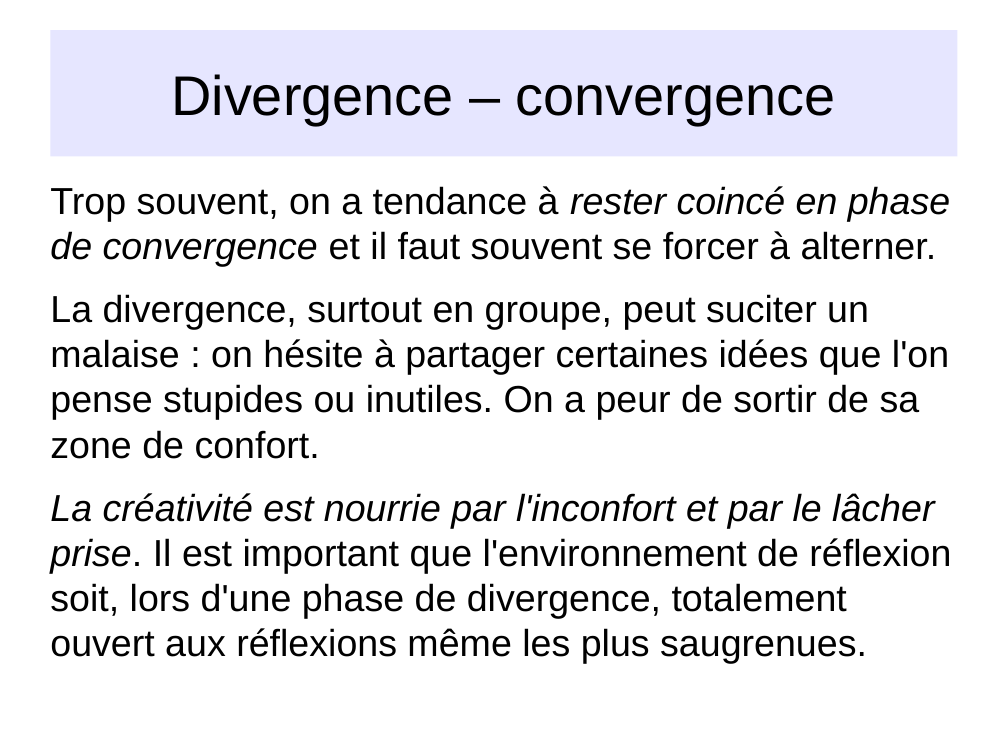
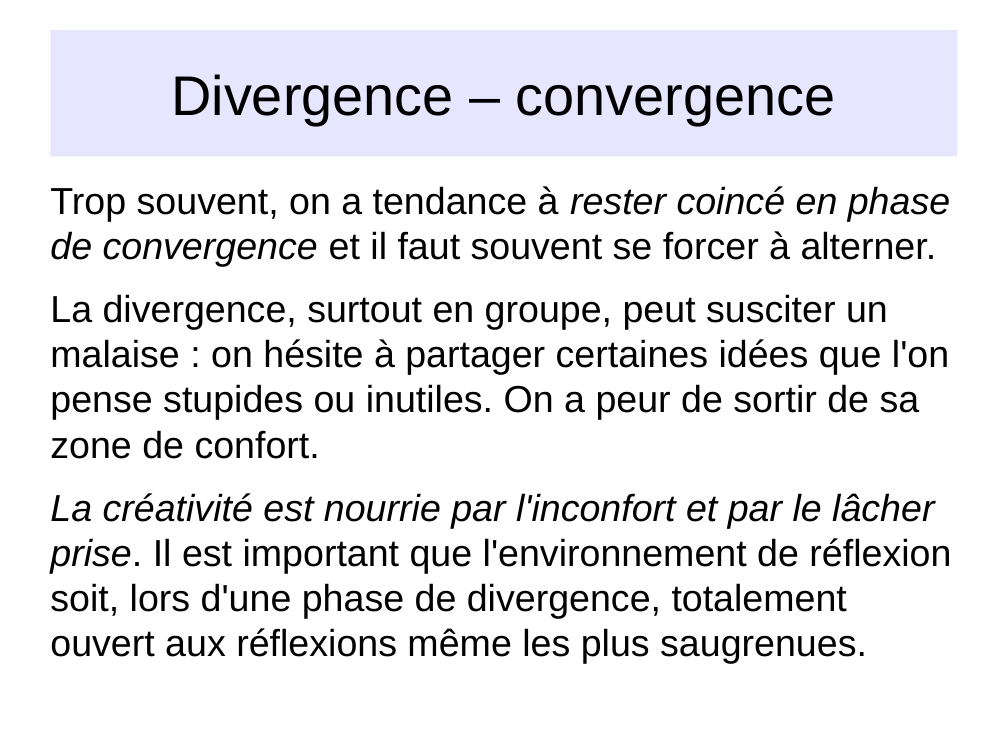
Before and after one commit to FSAB1254/LFSAB1503, a slide deck: slide 6 of task7/xavier_atelier_technique_creativite.odp. Drawn at 1008x756 pixels with LibreOffice and Linux fonts; fonts in the diff are those of the drawing. Boxes give left, top, right and bottom in pixels: in the first picture for what was removed or moved away, otherwise in the second. Text is boxed around its words. In the diff, an @@ line names an element or a change of style, - is before the commit and + after.

```diff
--- a/task7/xavier_atelier_technique_creativite.odp
+++ b/task7/xavier_atelier_technique_creativite.odp
@@ text at (50,294,949,459): text changed @@
-La divergence, surtout en groupe, peut suciter un malaise : on hésite à partager certaines idées que l'on pense stupides ou inutiles. On a peur de sortir de sa zone de confort.
+La divergence, surtout en groupe, peut susciter un malaise : on hésite à partager certaines idées que l'on pense stupides ou inutiles. On a peur de sortir de sa zone de confort.
```
Also in this commit, not shown: 1 other slide changed, 5 other files.
